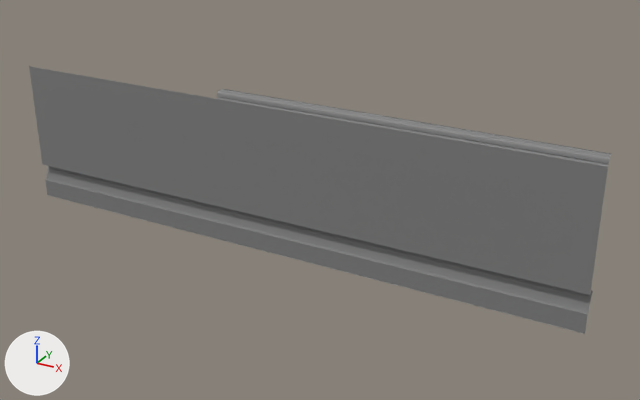
An edit to the FBX model Projet Final Manoir/Manoir_FBX_Unwrapped/AR-WallTop_5M_01.FBX, drawn before and after from the same camera.
Camera for both pictures: a camera (50 mm lens) standing at (2.35, -13.87, 8.37) and looking at (-5.48, 0.38, 1.25). The lights are fixed; the arrows at lower left show +X, +Y and +Z. Where no turn or scale is listed for an object, it has been applied to the vertices.

In view in the first picture: 'AR-WallTop_5M_01'.
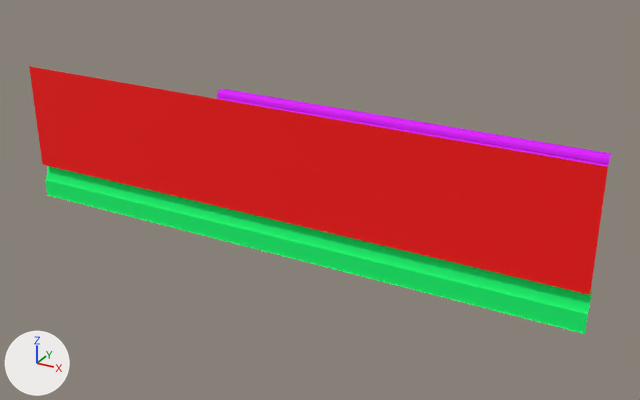
Location of each change, (x1, y1, x2, y2) in pixels of the pictures (640 x 400 px):
part 1 of me_mesh, recoloured (grey to green): (45, 166, 593, 334) in both
part 2 of me_mesh, recoloured: (217, 89, 612, 167) in both
part 3 of me_mesh, recoloured (grey to red): (29, 66, 608, 295) in both

Diff of the bpy script that builds the scene:
```diff
--- a/Projet Final Manoir/Manoir_FBX_Unwrapped/AR-WallTop_5M_01.FBX.py
+++ b/Projet Final Manoir/Manoir_FBX_Unwrapped/AR-WallTop_5M_01.FBX.py
@@ mat_material__15 @@
+mat_material__15 = principled_material('Material #15')
+mat_material__15.base_color = (1.0, 0.0, 0.0)  # red #ff0000
+mat_material__15.roughness = 0.859
@@ mat_material__13 @@
+mat_material__13 = principled_material('Material #13')
+mat_material__13.base_color = (0.729, 0.0, 1.0)  # pink #de00ff
+mat_material__13.roughness = 0.859
@@ mat_material__14 @@
+mat_material__14 = principled_material('Material #14')
+mat_material__14.base_color = (0.0, 1.0, 0.165)  # green #00ff71
+mat_material__14.roughness = 0.859
@@ me_mesh @@
 me_mesh.from_pydata(...)  # 253 vertices, 432 faces; spans x -12.7..0.0, y 0.0..0.2, z 0.0..3.3
 # used by ob_ar_walltop_5m_01; location = (0.0, 0.0, 0.0)
+# me_mesh part 1: all 260 faces centred in x -12.28..-0.42, y 0.01..0.2, z 0.0..0.78 switch from mat_worldgridmaterial (grey #808080) to mat_material__14 (green #00ff71)
+# me_mesh part 2: all 132 faces centred in x -7.2..-0.42, y 0.0..0.18, z 3.14..3.3 switch from mat_worldgridmaterial (grey #808080) to mat_material__13 (pink #de00ff)
+# me_mesh part 3: all 40 faces centred in x -12.28..-0.42, y 0.0, z 1.17..2.74 switch from mat_worldgridmaterial (grey #808080) to mat_material__15 (red #ff0000)
```
